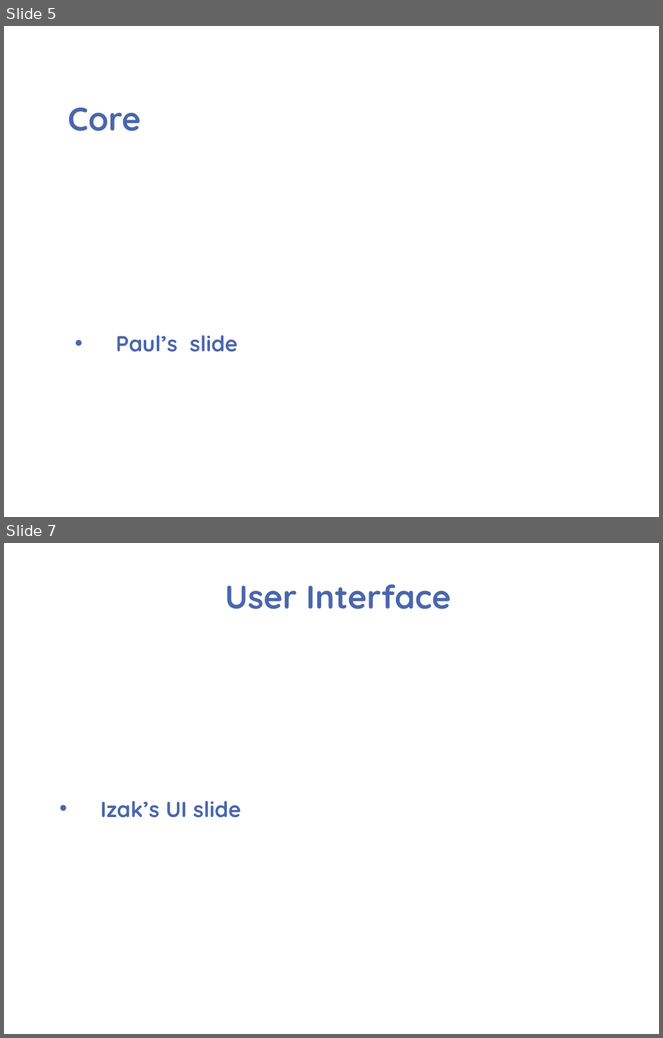
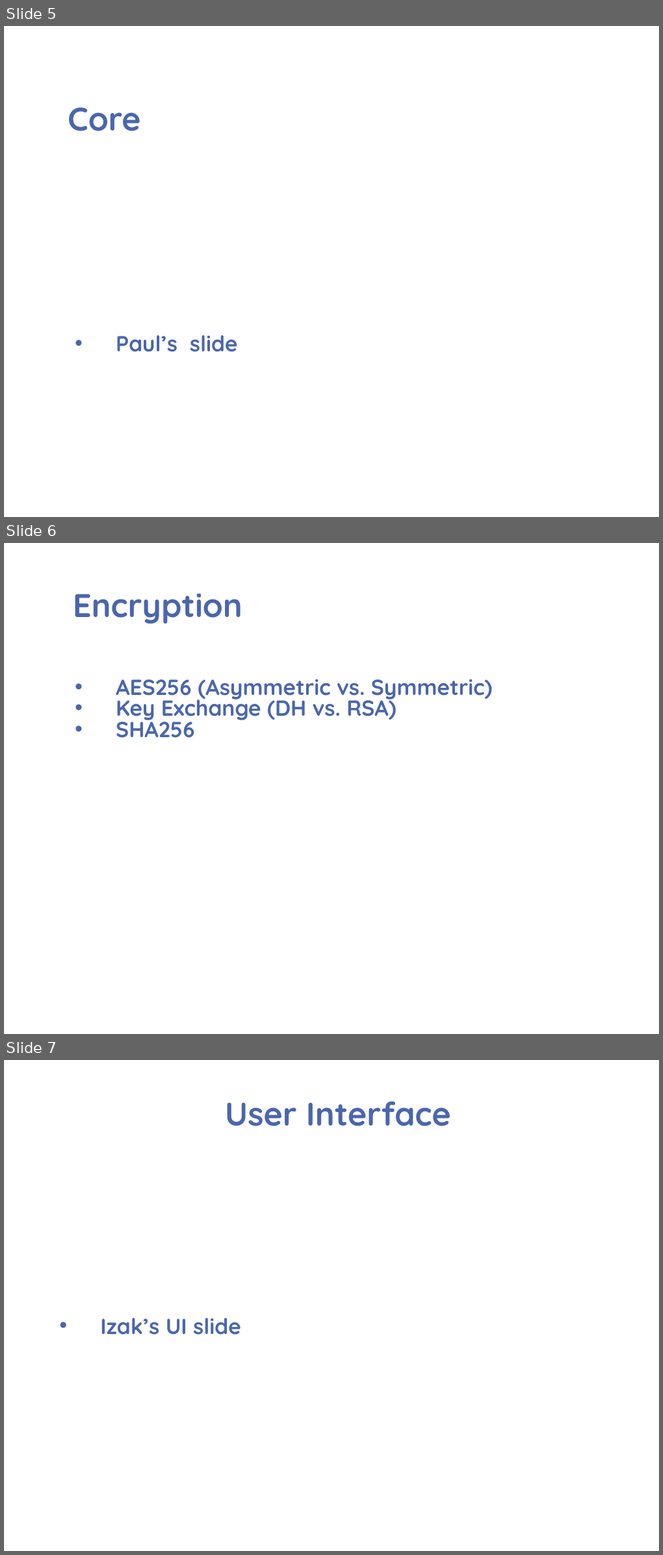
Before and after one commit to psengelke/linphone-android-group-chat, a slide deck: Project Documentation/Demos/Demo 03/Demo 03.pptx. Shown one above the other, each under a label of ours: slides 5 and 7 before the commit, slides 5, 6 and 7 after it; the slides between them are not shown. The pictures are 663x1038 and 663x1555 pixels, drawn with LibreOffice and Linux fonts; fonts in the diff are those of the drawing; background and template pictures are left out. Boxes give left, top, right and bottom in pixels: in the first picture for what was removed or moved away, otherwise in the second. Text is boxed around its words. In the diff, an @@ line names an element or a change of style, - is before the commit and + after.

Commit message:
Encryption points for demo 3

```diff
--- a/Project Documentation/Demos/Demo 03/Demo 03.pptx
+++ b/Project Documentation/Demos/Demo 03/Demo 03.pptx
@@ slide 6 added at (4, 543, 659, 1034), background picture (left out) @@
@@ title added at (73, 594, 243, 624), 36 pt, text #4A66AC, bold @@
+Encryption
@@ text added at (116, 679, 493, 738), 24 pt, text #4A66AC, bold @@
+• AES256 (Asymmetric vs. Symmetric)
+• Key Exchange (DH vs. RSA)
+• SHA256
```
Also in this commit, not shown: 1 slide changed, 1 slide removed.
